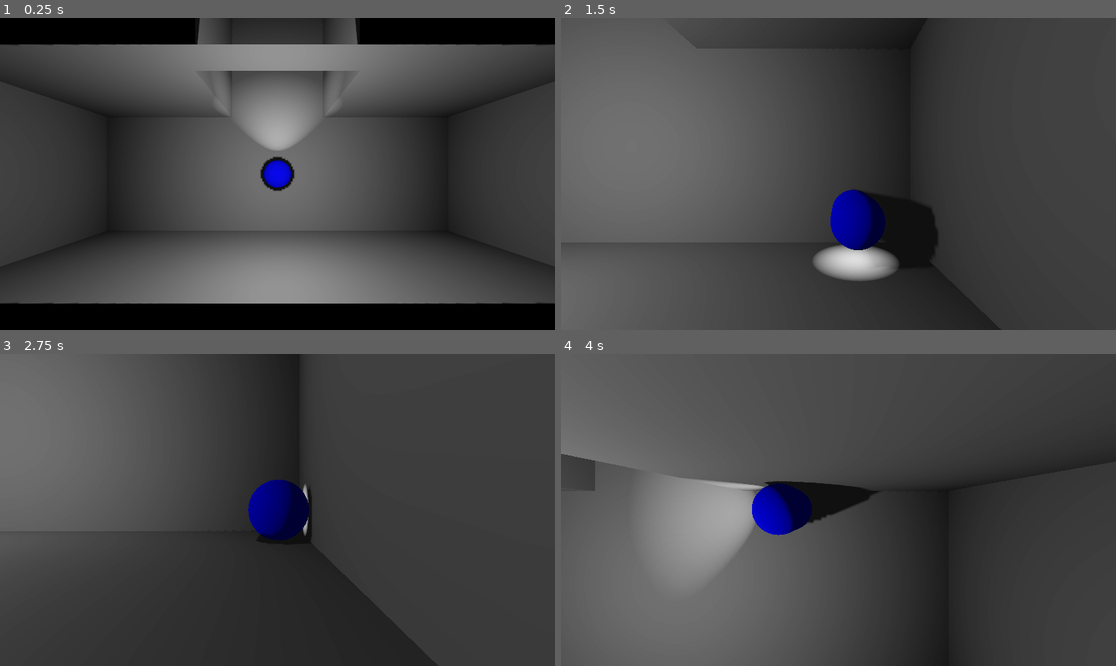
Above: before the commit, frames 1-4 (two rows, left to right).
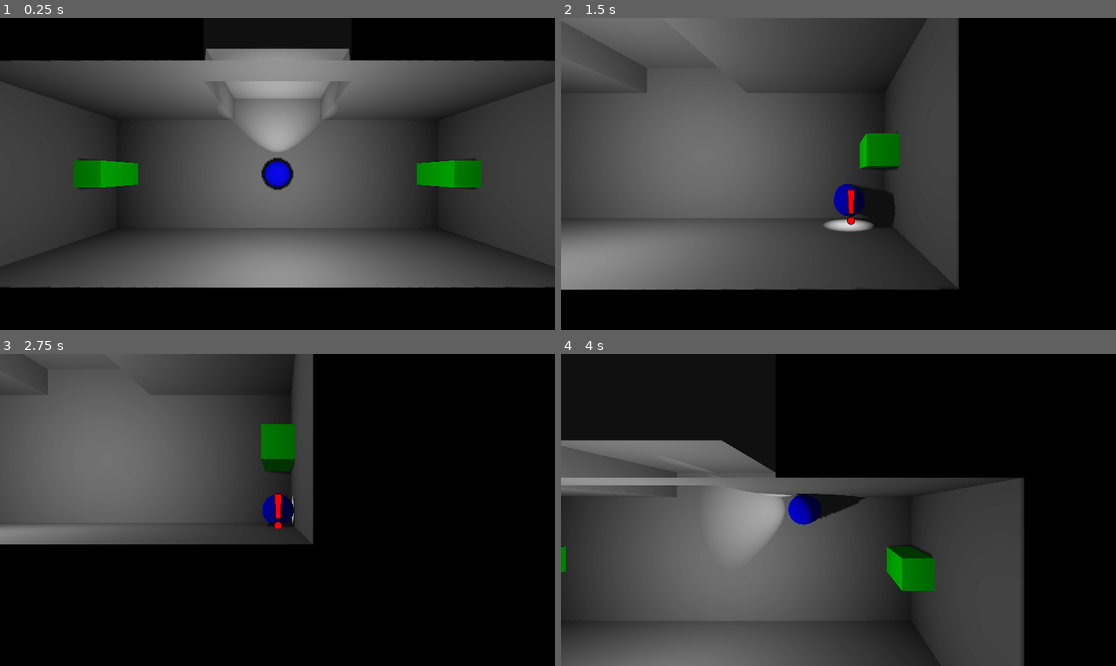
Above: after the commit, the same moments.

Repository: Evanator05/albertagamejam2023
Game: Godot game, scene res://Scenes/Level.tscn
Two runs of this game, one before a commit and one after it. Both use one fixed random seed, a clock stepped at 60 frames per second and the inputs below.
Inputs:
- Up to frame 1 (0.25 s): no input
- Up to frame 2 (1.5 s): hold D (moveRight) 0.53-1.28 s; tap E (interact) at 0.6, 1.35 s; hold S (moveDown) from 1.28 s (still down)
- Up to frame 3 (2.75 s): release S (moveDown) at 2.03 s; hold D (moveRight) from 2.03 s (still down); tap E (interact) at 2.1 s
- Up to frame 4 (4 s): release D (moveRight) at 2.78 s; hold W (moveUp) 2.78-3.53 s; tap E (interact) at 2.85, 3.6 s; hold A (moveLeft) from 3.53 s (still down)

The runs differ from the first frame. In frame 1, 15% of the frame differs, in the area x 0-100%, y 0-92%; in frame 2, 54%; in frame 3, 72%, in the area x 0-100%, y 0-100%; in frame 4, 64%.

Commit message:
buttons!

Diff:
--- /dev/null
+++ b/Objects/Button.tscn
@@ -0,0 +1,27 @@
+[gd_scene load_steps=6 format=3 uid="uid://b5jhlu5cuucef"]
+
+[ext_resource type="Script" path="res://Scripts/Buttons/Button.gd" id="1_o0c5n"]
+[ext_resource type="PackedScene" uid="uid://dmjbqog4sawil" path="res://Objects/interactArea.tscn" id="2_2r7cn"]
+
+[sub_resource type="BoxShape3D" id="BoxShape3D_s51vm"]
+size = Vector3(1, 2, 1)
+
+[sub_resource type="StandardMaterial3D" id="StandardMaterial3D_icj5m"]
+albedo_color = Color(0, 1, 0, 1)
+
+[sub_resource type="BoxMesh" id="BoxMesh_l4rhc"]
+material = SubResource("StandardMaterial3D_icj5m")
+size = Vector3(1, 2, 1)
+
+[node name="Button" type="Node3D"]
+transform = Transform3D(1, 0, 0, 0, 1, 0, 0, 0, 1, 7, -1.5, 0)
+script = ExtResource("1_o0c5n")
+
+[node name="interactArea" parent="." instance=ExtResource("2_2r7cn")]
+transform = Transform3D(1, 0, 0, 0, 1, 0, 0, 0, 1, 0, 0, 0)
+
+[node name="CollisionShape3D" type="CollisionShape3D" parent="interactArea"]
+shape = SubResource("BoxShape3D_s51vm")
+
+[node name="MeshInstance3D" type="MeshInstance3D" parent="."]
+mesh = SubResource("BoxMesh_l4rhc")
--- /dev/null
+++ b/Objects/Buttons/MultiButton.tscn
@@ -0,0 +1,6 @@
+[gd_scene load_steps=2 format=3 uid="uid://dj7iccj4gx0yh"]
+
+[ext_resource type="Script" path="res://Scripts/Buttons/MultiButton.gd" id="1_jcvfh"]
+
+[node name="MultiButton" type="Node3D"]
+script = ExtResource("1_jcvfh")
--- a/Objects/Player.tscn
+++ b/Objects/Player.tscn
@@ -9,6 +9,9 @@
 
 [sub_resource type="CapsuleMesh" id="CapsuleMesh_legjo"]
 material = SubResource("StandardMaterial3D_dsasl")
+
+[sub_resource type="CylinderShape3D" id="CylinderShape3D_55hsi"]
+radius = 2.0
 
 [node name="Player" type="CharacterBody3D"]
 script = ExtResource("1_7jwfk")
@@ -36,3 +39,16 @@
 
 [node name="RayCast3D4" type="RayCast3D" parent="Raycasts"]
 target_position = Vector3(0, 0, -10)
+
+[node name="interactionArea" type="Area3D" parent="."]
+
+[node name="CollisionShape3D" type="CollisionShape3D" parent="interactionArea"]
+shape = SubResource("CylinderShape3D_55hsi")
+
+[node name="Label3D" type="Label3D" parent="."]
+transform = Transform3D(1, 0, 0, 0, 1, 0, 0, 0, 1, 0, 1.5, 0)
+visible = false
+billboard = 1
+modulate = Color(1, 0, 0, 1)
+text = "!"
+font_size = 256
--- /dev/null
+++ b/Objects/interactArea.tscn
@@ -0,0 +1,7 @@
+[gd_scene load_steps=2 format=3 uid="uid://dmjbqog4sawil"]
+
+[ext_resource type="Script" path="res://Scripts/interactArea.gd" id="1_fpxc0"]
+
+[node name="interactArea" type="Area3D" groups=["interact"]]
+transform = Transform3D(1, 0, 0, 0, 1, 0, 0, 0, 1, 7, -1, 0)
+script = ExtResource("1_fpxc0")
--- a/Scenes/Level.tscn
+++ b/Scenes/Level.tscn
@@ -1,9 +1,10 @@
-[gd_scene load_steps=7 format=3 uid="uid://cu6yi1pxoioyp"]
+[gd_scene load_steps=10 format=3 uid="uid://cu6yi1pxoioyp"]
 
 [ext_resource type="PackedScene" uid="uid://b2av77eexy866" path="res://Objects/Enemy.tscn" id="1_hkow6"]
 [ext_resource type="PackedScene" uid="uid://dpikd35h2mjce" path="res://Objects/Player.tscn" id="1_tdowx"]
-[ext_resource type="Script" path="res://Scripts/interactArea.gd" id="3_yyhxu"]
 [ext_resource type="Script" path="res://Scripts/Camera.gd" id="4_6wvhx"]
+[ext_resource type="PackedScene" uid="uid://b5jhlu5cuucef" path="res://Objects/Button.tscn" id="4_gk0ah"]
+[ext_resource type="PackedScene" uid="uid://dj7iccj4gx0yh" path="res://Objects/Buttons/MultiButton.tscn" id="5_nq42l"]
 
 [sub_resource type="Environment" id="Environment_gyeoi"]
 background_mode = 1
@@ -17,6 +18,12 @@
 [sub_resource type="NavigationMesh" id="NavigationMesh_83wvj"]
 vertices = PackedVector3Array(-13.75, -2, -32.25, -20.25, -2, -32.25, -20.25, -2, -26, -13.75, -2, -19.75, -13.75, -2,  …(2061 unchanged characters)…
 polygons = [PackedInt32Array(1, 0, 2), PackedInt32Array(2, 0, 3), PackedInt32Array(6, 5, 4), PackedInt32Array(8, 7, 9), …(1714 unchanged characters)…
+
+[sub_resource type="BoxMesh" id="BoxMesh_otmqb"]
+size = Vector3(4, 4, 1)
+
+[sub_resource type="BoxShape3D" id="BoxShape3D_idoms"]
+size = Vector3(4, 4, 1)
 
 [node name="Level" type="Node3D"]
 
@@ -95,11 +102,28 @@
 target = NodePath("../Path/Node3D")
 patrolPath = [NodePath("../Path/Node3D"), NodePath("../Path/Node3D2")]
 
-[node name="Area3D" type="Area3D" parent="." groups=["interact"]]
-script = ExtResource("3_yyhxu")
-
 [node name="Camera3D" type="Camera3D" parent="." node_paths=PackedStringArray("track")]
 transform = Transform3D(1, 0, 0, 0, -4.37114e-08, 1, 0, -1, -4.37114e-08, 0, 10, 0)
 script = ExtResource("4_6wvhx")
 track = NodePath("../Player")
 offset = Vector3(0, 10, 0)
+
+[node name="door" type="StaticBody3D" parent="."]
+transform = Transform3D(1, 0, 0, 0, 1, 0, 0, 0, 1, 0, -2.5, -4)
+
+[node name="MeshInstance3D" type="MeshInstance3D" parent="door"]
+transform = Transform3D(1, 0, 0, 0, 1, 0, 0, 0, 1, 0, 2, 0)
+mesh = SubResource("BoxMesh_otmqb")
+
+[node name="CollisionShape3D" type="CollisionShape3D" parent="door"]
+transform = Transform3D(1, 0, 0, 0, 1, 0, 0, 0, 1, 0, 2, 0)
+shape = SubResource("BoxShape3D_idoms")
+
+[node name="Button" parent="." instance=ExtResource("4_gk0ah")]
+
+[node name="Button2" parent="." instance=ExtResource("4_gk0ah")]
+transform = Transform3D(1, 0, 0, 0, 1, 0, 0, 0, 1, -7, -1.5, 0)
+
+[node name="MultiButton" parent="." instance=ExtResource("5_nq42l")]
+
+[node name="OrderedButton" type="Node3D" parent="."]
--- /dev/null
+++ b/Scripts/Buttons/Button.gd
@@ -0,0 +1,19 @@
+class_name PressButton extends Node3D
+
+signal stateUpdated(state)
+
+@export var timerLength:float = 0 #set to 0 if its not a timed button
+var isPressed:bool = false
+
+func _ready():
+	$interactArea.interacted.connect(interacted)
+
+func interacted(interacter):
+	isPressed = true
+	emit_signal("stateUpdated", isPressed)
+	if timerLength == 0: return
+	get_tree().create_timer(timerLength).timeout.connect(timerEnded)
+
+func timerEnded():
+	isPressed = false
+	emit_signal("stateUpdated", isPressed)
--- /dev/null
+++ b/Scripts/Buttons/MultiButton.gd
@@ -0,0 +1,13 @@
+extends Node3D
+
+func _ready():
+	for child in get_children():
+		if child is PressButton:
+			child.stateUpdated.connect(stateUpdated)
+
+
+func stateUpdated(state):
+	for child in get_children():
+		if not child.isPressed: return false
+	print("open")
+	return true
--- a/Scripts/Player.gd
+++ b/Scripts/Player.gd
@@ -4,19 +4,48 @@
 
 @export var camera:Camera3D
 
+var state:Callable
+
+func _ready():
+	state = alive
+
 func _process(delta):
+	$Label3D.visible = canInteract()
+	state.call()
+
+func alive():
+	interact()
 	var inputs:Vector2 = Input.get_vector("moveLeft", "moveRight", "moveUp", "moveDown")
 	if inputs != Vector2.ZERO:
 		rotation.y = getAngle(Vector3(inputs.x,0,inputs.y))
 	velocity = Vector3(inputs.x, 0, inputs.y)*maxSpeed
-	camera.offset.y = getRoomSize()
+	camera.offset.y = (getRoomSize()/2)+5
 	move_and_slide()
+
+func dead():
+	pass
+
+func die():
+	state = dead
 
 func getAngle(dir):
 	var dir2D = Vector2(dir.x, dir.z)
 	var angle = -dir2D.angle()
 	angle -= PI/2
 	return angle
+
+func canInteract():
+	for area in $interactionArea.get_overlapping_areas():
+		if area.is_in_group("interact"):
+			return true
+	return false
+
+func interact():
+	if Input.is_action_just_pressed("interact"):
+		for area in $interactionArea.get_overlapping_areas():
+			if area is InteractArea:
+				area.interact(self)
+
 
 func getRoomSize():
 	$Raycasts.global_transform.origin = global_transform.origin
--- a/Scripts/interactArea.gd
+++ b/Scripts/interactArea.gd
@@ -1,6 +1,6 @@
-extends Area3D
+class_name InteractArea extends Area3D
 
-signal interacted
+signal interacted(interacter)
 
-func interact():
-	pass
+func interact(interacter):
+	emit_signal("interacted", interacter)
Not shown: 1 places in Objects/Player.tscn that only renumber resources
